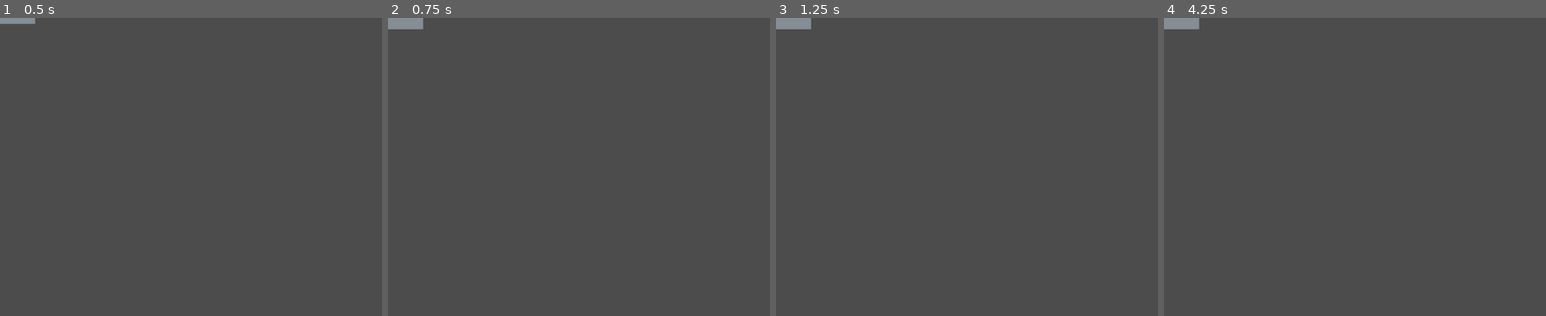
Above: before the commit, frames 1-4 (left to right).
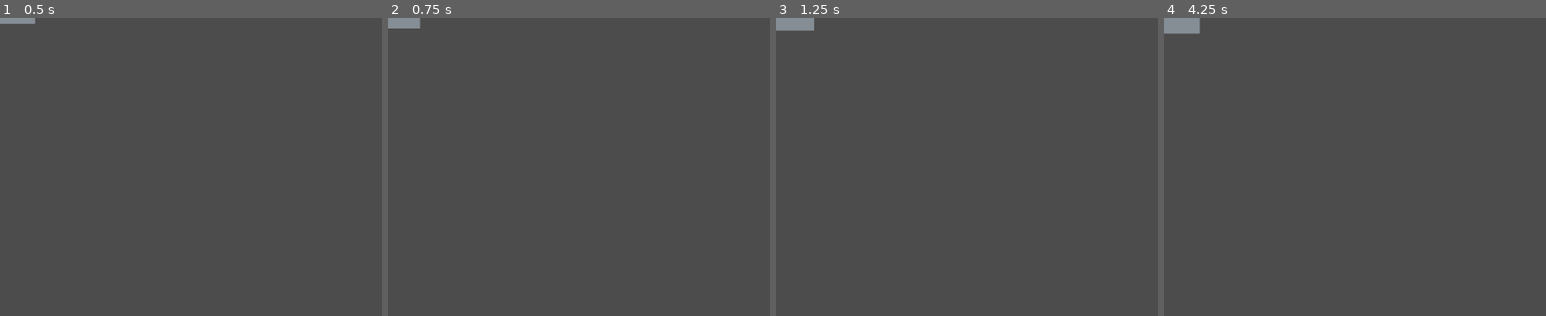
Above: after the commit, the same moments.

Repository: yimewang/Exercise-03c-Music-and-Sound
Game: Godot game, scene res://Brick/Brick.tscn
Same seed, same stepped clock (60 frames per second), same inputs: the game is played once before the commit and once after it. This scene is started directly instead of the project's main scene.
Inputs (mouse positions are % of the whole screen's width and height, from its top left):
- Up to frame 1 (0.5 s): no input
- Up to frame 2 (0.75 s): tap Enter at 0.5 s; move the mouse to (72, 45) at 0.52 s
- Up to frame 3 (1.25 s): no input
- Up to frame 4 (4.25 s): tap Space at 1.25 s; move the mouse to (30, 55) at 1.27 s; move the mouse to (60, 28) at 2.02 s; tap Enter at 2.75 s; move the mouse to (45, 70) at 2.77 s; move the mouse to (80, 65) at 3.52 s
The pictures show only the part of the screen within x 0-50%, y 0-50%; the shares and areas given below are measured in that part.

Frame 1 is identical in both runs. In frame 2, less than 0.1% of the frame differs, in the area x 0-10%, y 0-4%; in frame 3, less than 0.1%; in frame 4, 0.2%, in the area x 0-10%, y 0-6%.

Commit message:
completes exercise

Diff:
--- a/Ball/Ball.gd
+++ b/Ball/Ball.gd
@@ -68,7 +68,14 @@
 	$Images.scale = direction
 
 func comet():
-	pass
+	var comet_container = get_node_or_null("/root/Game/Comet_Container")
+	if comet_container != null:
+		var sprite = $Images/Sprite.duplicate()
+		sprite.global_position = global_position
+		comet_container.add_child(sprite)
 
 func die():
+	var die_sound = get_node_or_null("/root/Game/Die")
+	if die_sound != null:
+		die_sound.play()
 	queue_free()
--- a/Brick/Brick.gd
+++ b/Brick/Brick.gd
@@ -17,6 +17,16 @@
 var color_index = 0
 var color_distance = 0
 var color_completed = true
+var colors = [
+	Color8(224,49,49)
+	,Color8(255,146,43)
+	,Color8(255,212,59)
+	,Color8(148,216,45)
+	,Color8(34,139,230)
+	,Color8(132,94,247)
+	,Color8(190,75,219)
+	,Color8(134,142,150)
+]
 
 func _ready():
 	randomize()
@@ -24,30 +34,39 @@
 	position.y = -100
 	$Tween.interpolate_property(self, "position", position, new_position, time_appear + randf()*2, Tween.TRANS_BOUNCE, Tween.EASE_IN_OUT)
 	$Tween.start()
-	if score >= 100:
-		$ColorRect.color = Color8(224,49,49)
-	elif score >= 90:
-		$ColorRect.color = Color8(255,146,43)
-	elif score >= 80:
-		$ColorRect.color = Color8(255,212,59)
-	elif score >= 70:
-		$ColorRect.color = Color8(148,216,45)
-	elif score >= 60:
-		$ColorRect.color = Color8(34,139,230)
-	elif score >= 50:
-		$ColorRect.color = Color8(132,94,247)
-	elif score >= 40:
-		$ColorRect.color = Color8(190,75,219)
-	else:
-		$ColorRect.color = Color8(134,142,150)
+	if score >= 100: color_index = 0
+	elif score >= 90: color_index = 1
+	elif score >= 80: color_index = 2
+	elif score >= 70: color_index = 3
+	elif score >= 60: color_index=  4
+	elif score >= 50: color_index = 5
+	elif score >= 40: color_index = 6
+	else: color_index = 7
+	$ColorRect.color = colors[color_index]
+	sway_initial_position = $ColorRect.rect_position
+	sway_randomizer = Vector2(randf()*6-3.0, randf()*6-3.0)
 
 func _physics_process(_delta):
 	if dying and not $Confetti.emitting and not $Tween.is_active():
 		queue_free()
 	elif not $Tween.is_active() and not get_tree().paused:
-		pass
+		color_distance = Global.color_position.distance_to(global_position) /100
+		if Global.color_rotate >= 0:
+			$ColorRect.color = colors[(int(floor(color_distance + Global.color_rotate))) % len(colors)]
+			color_completed = false
+		elif not color_completed:
+			$ColorRect.color = colors[color_index]
+			color_completed = true
+		var pos_x = (sin(Global.sway_index)*(sway_amplitude + sway_randomizer.x))
+		var pos_y = (cos(Global.sway_index)*(sway_amplitude + sway_randomizer.y))
+		$ColorRect.rect_position = Vector2(sway_initial_position.x + pos_x, sway_initial_position.y + pos_y)
 
 func hit(_ball):
+	var brick_sound = get_node_or_null("/root/Game/Brick_sound")
+	if brick_sound != null:
+		brick_sound.play()
+	Global.color_rotate = Global.color_rotate_amount
+	Global.color_position = _ball.global_position
 	die()
 
 func die():
--- /dev/null
+++ b/Comet_Container.gd
@@ -0,0 +1,13 @@
+extends Node2D
+
+
+func _physics_process(_delta):
+	for c in get_children():
+		if c.modulate.a <= 0 or modulate.v <= 0:
+			c.queue_free()
+		c.scale *= 0.99
+		c.modulate.v = 1
+		c.modulate.s = 0.9
+		c.modulate.s -= 0.4
+		c.modulate.a -= 0.03
+		c.modulate.h -= 0.034
--- a/Game.tscn
+++ b/Game.tscn
@@ -9,6 +9,12 @@
 [ext_resource path="res://UI/HUD.tscn" type="PackedScene" id=7]
 [ext_resource path="res://UI/Instructions.tscn" type="PackedScene" id=8]
 [ext_resource path="res://Effects/Camera.gd" type="Script" id=9]
+[ext_resource path="res://Assets/370245__morganpurkis__clang.mp3" type="AudioStream" id=10]
+[ext_resource path="res://Assets/209012__owlstorm__fruit-impact-1.mp3" type="AudioStream" id=11]
+[ext_resource path="res://Assets/615576__adhdreaming__bit-bounce.mp3" type="AudioStream" id=12]
+[ext_resource path="res://Assets/New_Project (5).mp3" type="AudioStream" id=13]
+[ext_resource path="res://Assets/443808__tissman__fail.mp3" type="AudioStream" id=14]
+[ext_resource path="res://Comet_Container.gd" type="Script" id=15]
 
 [sub_resource type="RectangleShape2D" id=1]
 extents = Vector2( 100, 500 )
@@ -18,6 +24,9 @@
 
 [node name="Game" type="Node2D"]
 script = ExtResource( 4 )
+
+[node name="Comet_Container" type="Node2D" parent="."]
+script = ExtResource( 15 )
 
 [node name="Wall_Container" type="Node2D" parent="."]
 
@@ -89,3 +98,23 @@
 anchor_mode = 0
 current = true
 script = ExtResource( 9 )
+
+[node name="Music" type="AudioStreamPlayer2D" parent="."]
+stream = ExtResource( 13 )
+autoplay = true
+
+[node name="Wall_sound" type="AudioStreamPlayer2D" parent="."]
+stream = ExtResource( 11 )
+volume_db = 10.244
+
+[node name="Die" type="AudioStreamPlayer2D" parent="."]
+stream = ExtResource( 14 )
+volume_db = -15.0
+
+[node name="Paddle_sound" type="AudioStreamPlayer2D" parent="."]
+stream = ExtResource( 12 )
+
+[node name="Brick_sound" type="AudioStreamPlayer2D" parent="."]
+stream = ExtResource( 10 )
+volume_db = -14.37
+pitch_scale = 0.73
--- a/Global.gd
+++ b/Global.gd
@@ -26,7 +26,12 @@
 	reset()
 
 func _physics_process(_delta):
-	pass
+	if color_rotate >= 0:
+		color_rotate -= color_rotate_index
+		color_rotate_index *= 1.05
+	else:
+		color_rotate_index = 0.1
+	sway_index += sway_period
 
 func _unhandled_input(event):
 	if event.is_action_pressed("menu"):
--- a/Paddle/Paddle.gd
+++ b/Paddle/Paddle.gd
@@ -23,3 +23,6 @@
 	$Tween.interpolate_property($Images/Highlight, "modulate:a", 1.0, 0.0, time_highlight, Tween.TRANS_LINEAR, Tween.EASE_IN_OUT)
 	$Tween.interpolate_property($Images/Highlight, "scale", Vector2(2.0,2.0), Vector2(1.0,1.0), time_highlight_size, Tween.TRANS_BOUNCE, Tween.EASE_IN)
 	$Tween.start()
+	var paddle_sound = get_node_or_null("/root/Game/Paddle_sound")
+	if paddle_sound != null:
+		paddle_sound.play()
--- a/UI/Boundary.gd
+++ b/UI/Boundary.gd
@@ -5,3 +5,6 @@
 	ball.min_speed *= 1.05
 	ball.max_speed = clamp(ball.max_speed, ball.max_speed, 1500)
 	ball.min_speed = clamp(ball.min_speed, ball.min_speed, ball.max_speed)
+	var ball_sound = get_node_or_null("/root/Main_Menu/Ball_sound")
+	if ball_sound != null:
+		ball_sound.play()
--- a/UI/Main_Menu.tscn
+++ b/UI/Main_Menu.tscn
@@ -1,10 +1,11 @@
-[gd_scene load_steps=7 format=2]
+[gd_scene load_steps=8 format=2]
 
 [ext_resource path="res://UI/Main_Menu.gd" type="Script" id=1]
 [ext_resource path="res://UI/UI.tres" type="Theme" id=2]
 [ext_resource path="res://Assets/LeagueGothic-Regular.ttf" type="DynamicFontData" id=3]
 [ext_resource path="res://Ball/Ball.tscn" type="PackedScene" id=4]
 [ext_resource path="res://UI/Boundary.gd" type="Script" id=5]
+[ext_resource path="res://Assets/209012__owlstorm__fruit-impact-1.mp3" type="AudioStream" id=6]
 
 [sub_resource type="DynamicFont" id=1]
 size = 65
@@ -30,6 +31,10 @@
 [node name="Ball" parent="." instance=ExtResource( 4 )]
 position = Vector2( 200, 200 )
 linear_velocity = Vector2( 800, 550 )
+
+[node name="Ball2" parent="." instance=ExtResource( 4 )]
+position = Vector2( 760, 560 )
+linear_velocity = Vector2( 100, -500 )
 
 [node name="Label" type="Label" parent="."]
 anchor_right = 1.0
@@ -62,5 +67,8 @@
 margin_bottom = 90.0
 text = "Quit"
 
+[node name="Ball_sound" type="AudioStreamPlayer" parent="."]
+stream = ExtResource( 6 )
+
 [connection signal="pressed" from="Play" to="." method="_on_Play_pressed"]
 [connection signal="pressed" from="Quit" to="." method="_on_Quit_pressed"]
--- a/Wall/Wall.gd
+++ b/Wall/Wall.gd
@@ -13,3 +13,6 @@
 
 func hit(_ball):
 	$ColorRect.color = Color8(201,42,42)
+	var wall_sound = get_node_or_null("/root/Game/Wall_sound")
+	if wall_sound != null:
+		wall_sound.play()
Not shown: 1 places in Game.tscn that only renumber resources
Not shown, added: Assets/209012__owlstorm__fruit-impact-1.mp3
Not shown, added: Assets/370245__morganpurkis__clang.mp3
Not shown, added: Assets/422620__aurelon__breaking-ice-small-3.flac
Not shown, added: Assets/443808__tissman__fail.mp3
Not shown, added: Assets/615576__adhdreaming__bit-bounce.mp3
Not shown, added: Assets/New_Project (5).mp3
